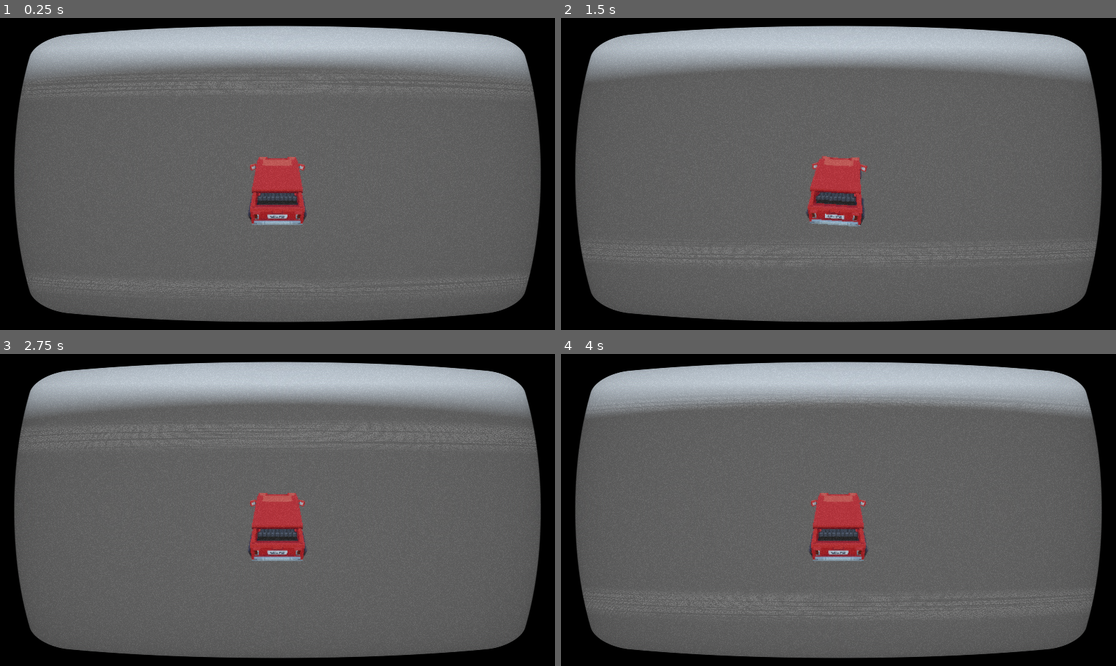
Above: before the commit, frames 1-4 (two rows, left to right).
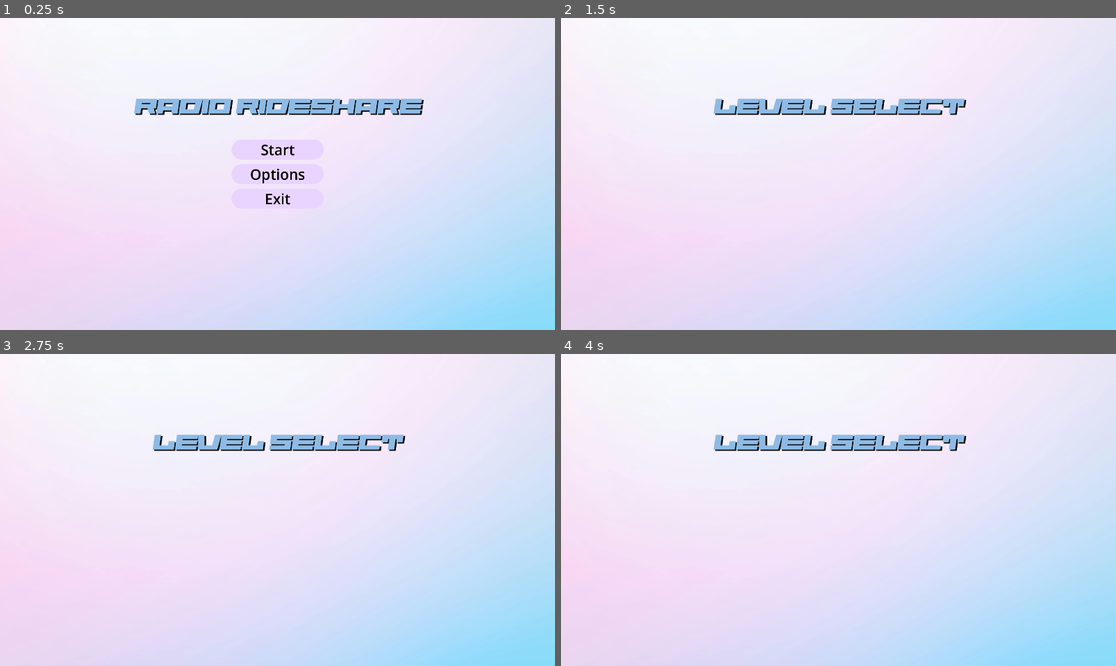
Above: after the commit, the same moments.

Repository: Calverin/Radio-Rideshare
Game: Godot game, scene res://Scenes/Menus/main_menu.tscn
Two runs of this game, one before a commit and one after it. Both use one fixed random seed, a clock stepped at 60 frames per second and the inputs below. Before the commit the project starts from res://Scenes/root.tscn. The engine's default icon, where the game draws it, is replaced by a stand-in: a white triangle on a blue panel in a dark square. A sky picture missing from this copy of the repository is replaced by a grey-blue gradient.
Inputs (mouse positions are in pixels of both pictures, inside the frame that each line leads up to):
- Up to frame 1 (0.25 s): no input
- Up to frame 2 (1.5 s): click (838, 149) at 0.5 s, where only the run after the commit has a clickable "Start"; tap Enter (ui_accept) at 1.25 s; hold , (quick_right) from 1.28 s (still down)
- Up to frame 3 (2.75 s): tap Enter (ui_accept) at 1.52, 2.27 s; release , (quick_right) at 2.03 s; hold Down (ui_down) from 2.03 s (still down)
- Up to frame 4 (4 s): release Down (ui_down) at 2.78 s; hold , (quick_right) 2.78-3.53 s; hold Up (ui_up) from 3.53 s (still down); tap Enter (ui_accept) at 3.77 s

The runs differ from the first frame. In frame 1, 100% of the frame differs, in the area x 0-100%, y 0-100%; in frame 2, 100%; in frame 3, 100%; in frame 4, 100%.
Error before the commit: Invalid access to property or key 'lanes' on a base object of type 'Nil'. (res://Scripts/car.gd:4)

Commit message:
Start at main menu

Diff:
--- a/Scenes/Menus/level_listing.tscn
+++ b/Scenes/Menus/level_listing.tscn
@@ -9,6 +9,7 @@
 
 [sub_resource type="SystemFont" id="SystemFont_6dwif"]
 font_names = PackedStringArray("Century Gothic")
+subpixel_positioning = 0
 
 [sub_resource type="LabelSettings" id="LabelSettings_lymkw"]
 font = SubResource("SystemFont_6dwif")
@@ -67,6 +68,7 @@
 
 [node name="Artist" type="Label" parent="."]
 custom_minimum_size = Vector2(700, 0)
+layout_mode = 0
 offset_left = 136.0
 offset_top = 43.0
 offset_right = 836.0
@@ -77,6 +79,7 @@
 
 [node name="Mapper" type="Label" parent="."]
 custom_minimum_size = Vector2(700, 0)
+layout_mode = 0
 offset_left = 135.0
 offset_top = 101.0
 offset_right = 835.0
@@ -87,6 +90,7 @@
 
 [node name="NPS" type="Label" parent="."]
 custom_minimum_size = Vector2(700, 0)
+layout_mode = 0
 offset_left = 137.0
 offset_top = 83.0
 offset_right = 837.0
--- a/Scenes/Menus/main_menu.tscn
+++ b/Scenes/Menus/main_menu.tscn
@@ -34,15 +34,9 @@
 
 [node name="MainMenu" type="Control"]
 layout_mode = 3
-anchors_preset = 8
-anchor_left = 0.5
-anchor_top = 0.5
-anchor_right = 0.5
-anchor_bottom = 0.5
-offset_left = -414.0
-offset_top = -182.0
-offset_right = 412.0
-offset_bottom = 184.0
+anchors_preset = 15
+anchor_right = 1.0
+anchor_bottom = 1.0
 grow_horizontal = 2
 grow_vertical = 2
 script = ExtResource("1_bk668")
--- a/Scripts/main_menu.gd
+++ b/Scripts/main_menu.gd
@@ -12,7 +12,7 @@
 
 
 func _on_start_button_pressed():
-	get_tree().change_scene_to_file("res://Scenes/root.tscn")
+	get_tree().change_scene_to_file("res://Scenes/Menus/level_selector.tscn")
 
 
 func _on_options_button_pressed():
--- a/project.godot
+++ b/project.godot
@@ -11,7 +11,7 @@
 [application]
 
 config/name="Radio-Rideshare"
-run/main_scene="res://Scenes/root.tscn"
+run/main_scene="res://Scenes/Menus/main_menu.tscn"
 config/use_custom_user_dir=true
 config/custom_user_dir_name="Radio Rideshare"
 config/features=PackedStringArray("4.3", "Forward Plus")
Not shown: 12 places in Scenes/root.tscn that only renumber resources
